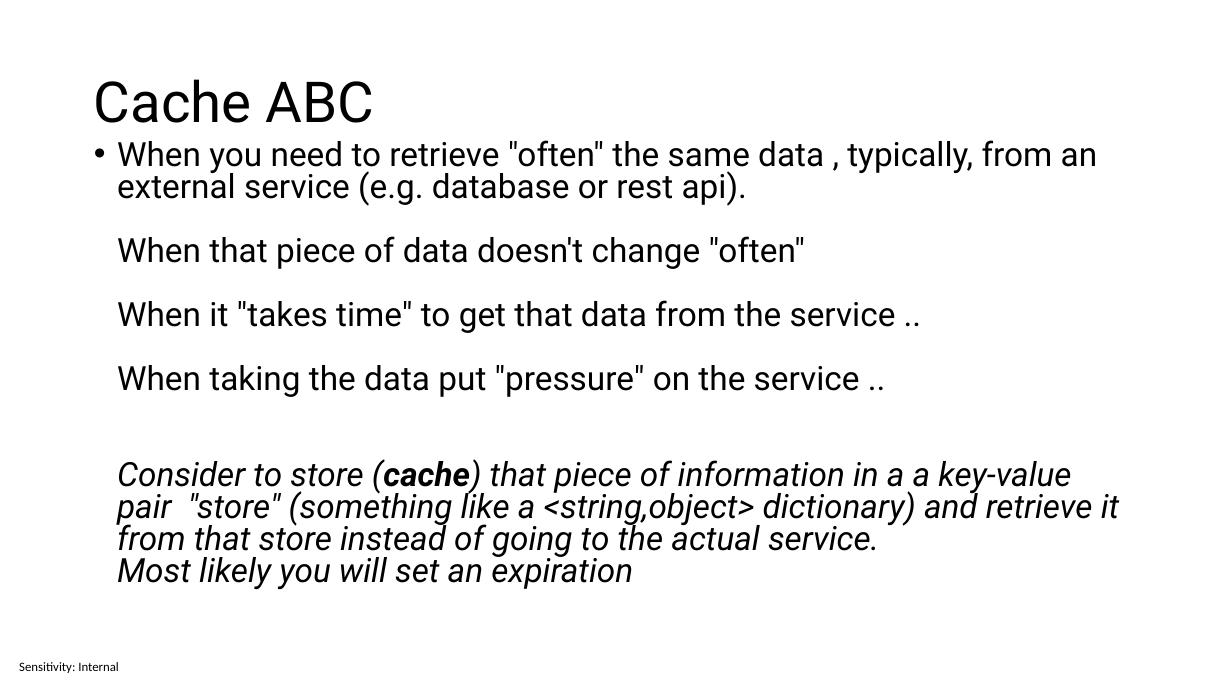
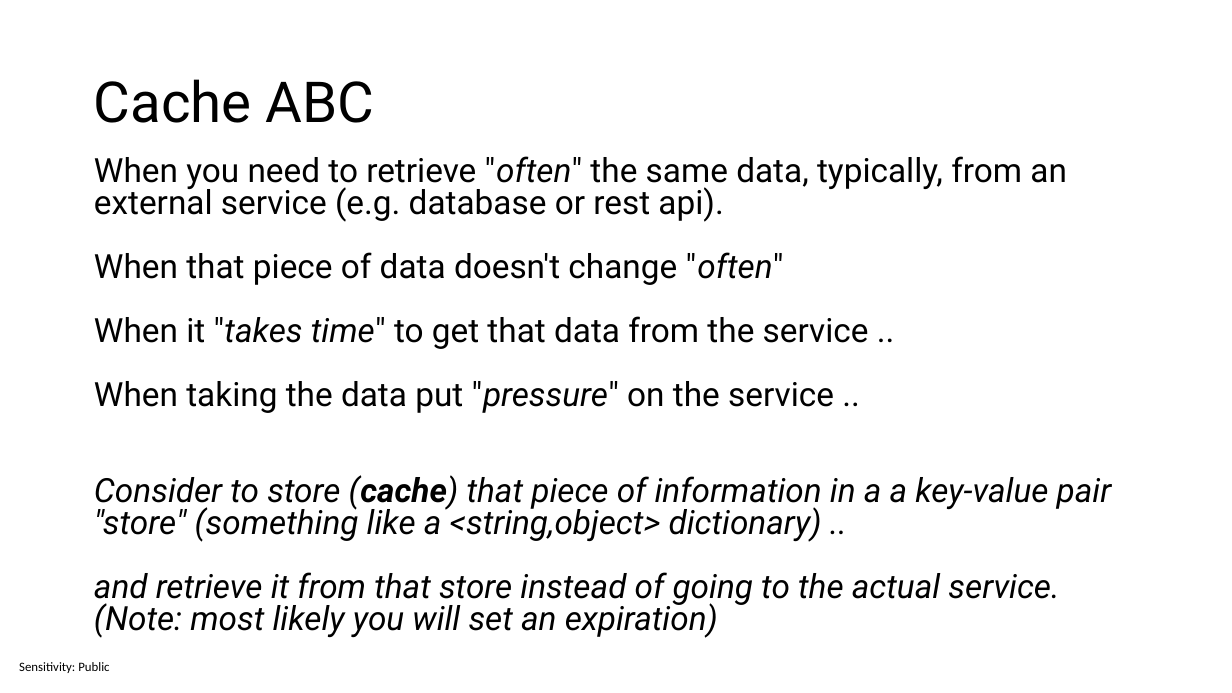
Before and after one commit to sabbadino/cache-like-a-pro-fusion-cache, a slide deck: slide 3 of cache-like-a-pro.pptx. Drawn at 1232x693 pixels with LibreOffice and Linux fonts; fonts in the diff are those of the drawing. Boxes give left, top, right and bottom in pixels: in the first picture for what was removed or moved away, otherwise in the second. Text is boxed around its words. In the diff, an @@ line names an element or a change of style, - is before the commit and + after.

Commit message:
slides

```diff
--- a/cache-like-a-pro.pptx
+++ b/cache-like-a-pro.pptx
@@ text at [94, 156, 1112, 638]: text changed; italic on @@
-• When you need to retrieve "often" the same data , typically, from an external service (e.g. database or rest api).
-  When that piece of data doesn't change "often"
-  When it "takes time" to get that data from the service ..
-  When taking the data put "pressure" on the service ..
-  Consider to store (cache) that piece of information in a a key-value pair "store" (something like a <string,object> dictionary) and retrieve it from that store instead of going to the actual service.
-  Most likely you will set an expiration
+When you need to retrieve "often" the same data, typically, from an external service (e.g. database or rest api).
+When that piece of data doesn't change "often"
+When it "takes time" to get that data from the service ..
+When taking the data put "pressure" on the service ..
+Consider to store (cache) that piece of information in a a key-value pair "store" (something like a <string,object> dictionary) ..
+and retrieve it from that store instead of going to the actual service.
+(Note: most likely you will set an expiration)
@@ text at [19, 662, 109, 673]: text changed @@
-Sensitivity: Internal
+Sensitivity: Public
```
Also in this commit, not shown: 38 other slides changed, 4 slides added, 1 other file.
